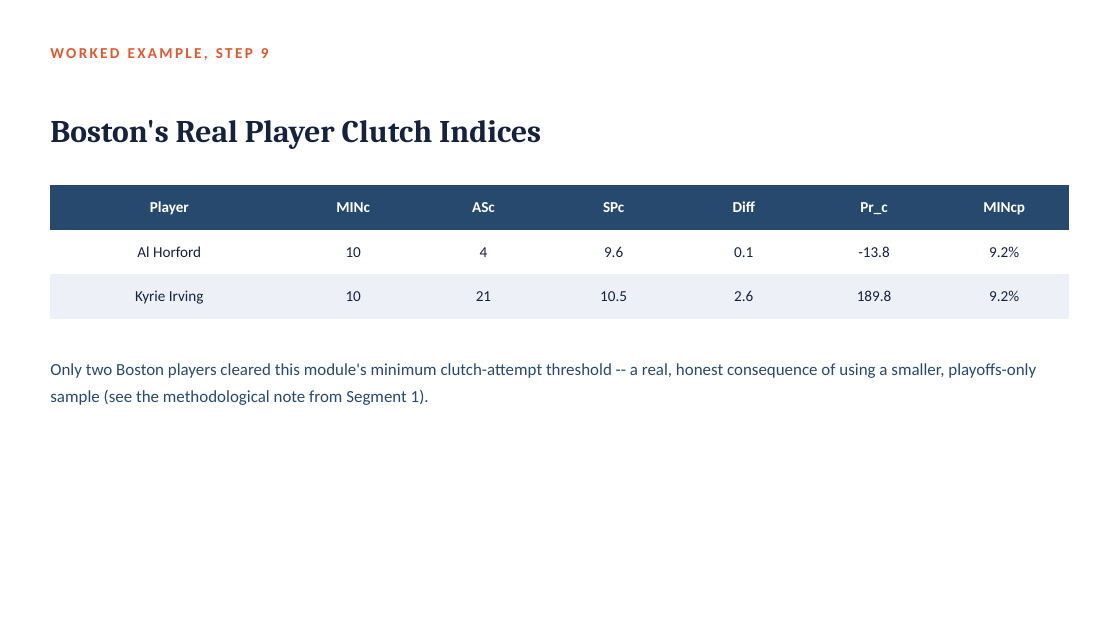
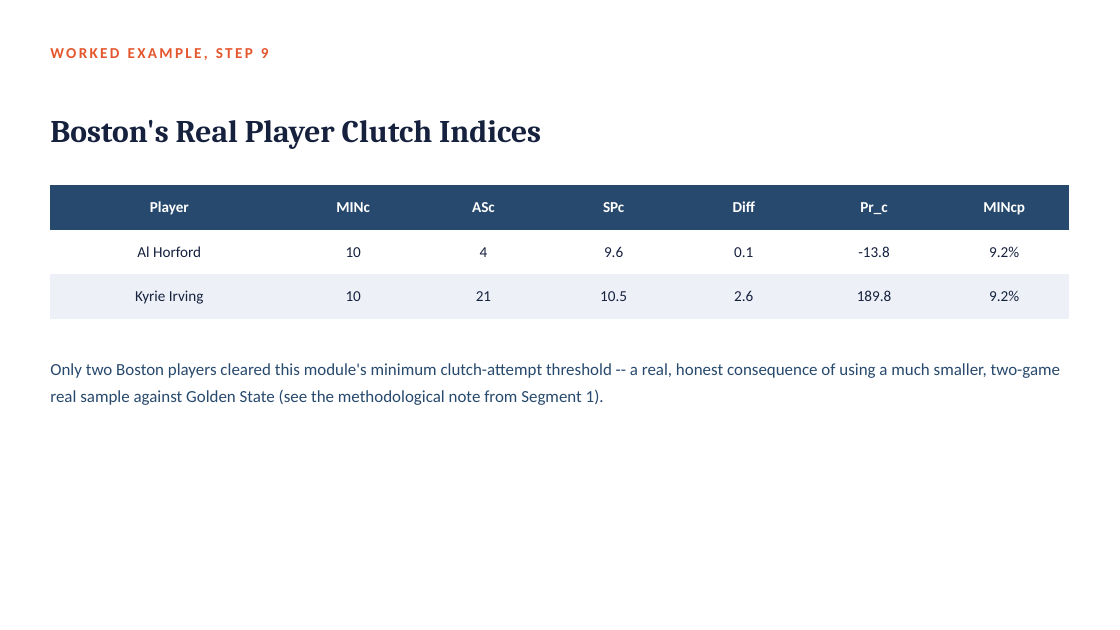
Before and after one commit to fmurital/Teaching-Curriculum, a slide deck: slide 36 of Sports-Analytics-Graduate/03_Clutch_Performance_and_Situational_Splits/Lecture_Slides/Module03_Clutch_Performance_and_Situational_Splits.pptx. Drawn at 1120x630 pixels with LibreOffice and Linux fonts; fonts in the diff are those of the drawing. Boxes give left, top, right and bottom in pixels: in the first picture for what was removed or moved away, otherwise in the second. Text is boxed around its words. In the diff, an @@ line names an element or a change of style, - is before the commit and + after.

Commit message:
Fix remaining PbP.BDB 2018-playoffs mischaracterization in Grad Module 3
The slide deck and three text files (Coding_Exercise script, Practice
Questions, References) still described PbP.BDB as 2017-18 NBA playoff
data after the rest of the module's text files were corrected. PbP.BDB
is Golden State's real, complete 2017-18 regular-season play-by-play
log (82 games); Boston's data is limited to the two real regular-season
games the two teams played against each other that season. Rewrote all
11 affected slides (text surgery on the slide XML, QA'd with
validate.py, markitdown+grep, and a visual thumbnail review) and the
three text files to match the already-corrected narrative.

```diff
--- a/Sports-Analytics-Graduate/03_Clutch_Performance_and_Situational_Splits/Lecture_Slides/Module03_Clutch_Performance_and_Situational_Splits.pptx
+++ b/Sports-Analytics-Graduate/03_Clutch_Performance_and_Situational_Splits/Lecture_Slides/Module03_Clutch_Performance_and_Situational_Splits.pptx
@@ text at (50, 363, 1060, 405): text changed @@
-Only two Boston players cleared this module's minimum clutch-attempt threshold -- a real, honest consequence of using a smaller, playoffs-only sample (see the methodological note from Segment 1).
+Only two Boston players cleared this module's minimum clutch-attempt threshold -- a real, honest consequence of using a much smaller, two-game real sample against Golden State (see the methodological note from Segment 1).
```
Also in this commit, not shown: 10 other slides changed, 3 other files.
